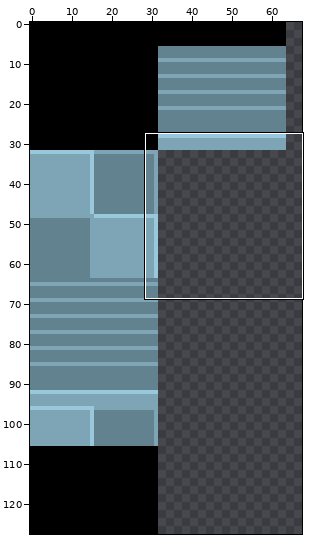
Sprite sheet, stored at c/img/chipset.png. Above: a wide view before the commit, with the close-up outlined.
Close-up. Before the edit:
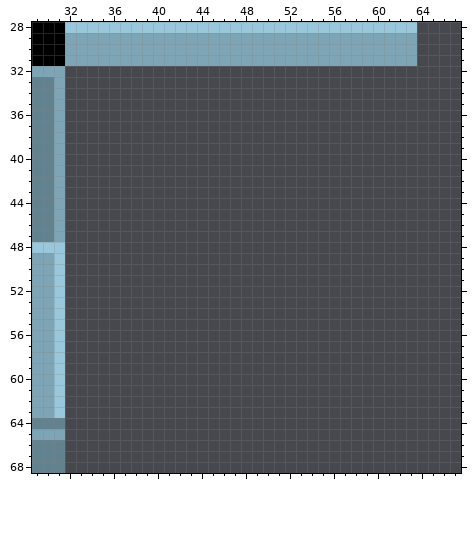
The file is 128x128 pixels. Shown: x 29..67, y 28..68. The wide view leaves out empty margins.
The same view after the edit:
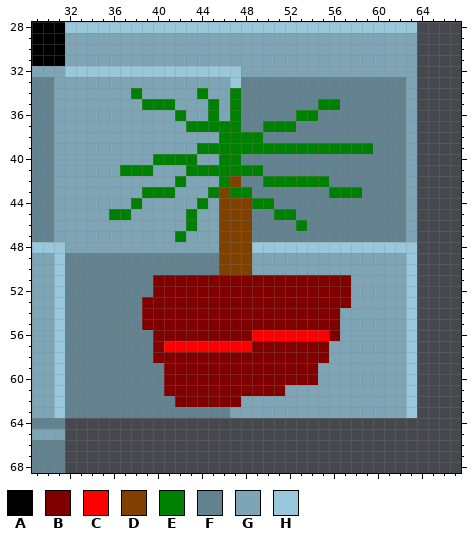
Palette (. is transparent): A #000000  B #800000  C #ff0000  D #804000  E #008000  F #63828f  G #7ea5b6  H #99c8dd
The edit:
y 32: x 32..63 ................................ -> HHHHHHHHHHHHHHHHGGGGGGGGGGGGGGGG
y 33: x 32..63 ................................ -> GGGGGGGGGGGGGGGHFFFFFFFFFFFFFFFG
y 34: x 32..63 ................................ -> GGGGGGEGGGGGEGGEFFFFFFFFFFFFFFFG
y 35: x 32..63 ................................ -> GGGGGGGEEEGGGEGEFFFFFFFEEFFFFFFG
y 36: x 32..63 ................................ -> GGGGGGGGGGEGGEGEFFFFFEEFFFFFFFFG
y 37: x 32..63 ................................ -> GGGGGGGGGGGEEEEEFFEEEFFFFFFFFFFG
y 38: x 32..63 ................................ -> GGGGGGGGGGGGGGEEEEFFFFFFFFFFFFFG
y 39: x 32..63 ................................ -> GGGGGGGGGGGGEEEEEEEEEEEEEEEEFFFG
y 40: x 32..63 ................................ -> GGGGGGGGEEEEGGEEFFFFFFFFFFFFFFFG
y 41: x 32..63 ................................ -> GGGGGEEEGGGEEEEEEEFFFFFFFFFFFFFG
y 42: x 32..63 ................................ -> GGGGGGGGGGEGGGEDFFEEEEEEFFFFFFFG
y 43: x 32..63 ................................ -> GGGGGGGEEEGGGEDEEFFFFFFFEEEFFFFG
y 44: x 32..63 ................................ -> GGGGGGEGGGGGEGDDDEEFFFFFFFFFFFFG
y 45: x 32..63 ................................ -> GGGGEEGGGGGEGGDDDFFEEFFFFFFFFFFG
y 46: x 32..63 ................................ -> GGGGGGGGGGGEGGDDDFFFFEFFFFFFFFFG
y 47: x 32..63 ................................ -> GGGGGGGGGGEGGGDDDFFFFFFFFFFFFFFG
y 48: x 32..63 ................................ -> GGGGGGGGGGGGGGDDDHHHHHHHHHHHHHHH
y 49..50: x 32..63 ................................ -> FFFFFFFFFFFFFFDDDGGGGGGGGGGGGGGH
y 51..52: x 32..63 ................................ -> FFFFFFFFBBBBBBBBBBBBBBBBBBGGGGGH
y 53: x 32..63 ................................ -> FFFFFFFBBBBBBBBBBBBBBBBBBBGGGGGH
y 54..55: x 32..63 ................................ -> FFFFFFFBBBBBBBBBBBBBBBBBBGGGGGGH
y 56: x 32..63 ................................ -> FFFFFFFFBBBBBBBBBCCCCCCCBGGGGGGH
y 57: x 32..63 ................................ -> FFFFFFFFBCCCCCCCCBBBBBBBGGGGGGGH
y 58: x 32..63 ................................ -> FFFFFFFFBBBBBBBBBBBBBBBBGGGGGGGH
y 59..60: x 32..63 ................................ -> FFFFFFFFFBBBBBBBBBBBBBBGGGGGGGGH
y 61: x 32..63 ................................ -> FFFFFFFFFBBBBBBBBBBBGGGGGGGGGGGH
y 62: x 32..63 ................................ -> FFFFFFFFFFBBBBBBGGGGGGGGGGGGGGGH
y 63: x 32..63 ................................ -> FFFFFFFFFFFFFFFGGGGGGGGGGGGGGGGH
